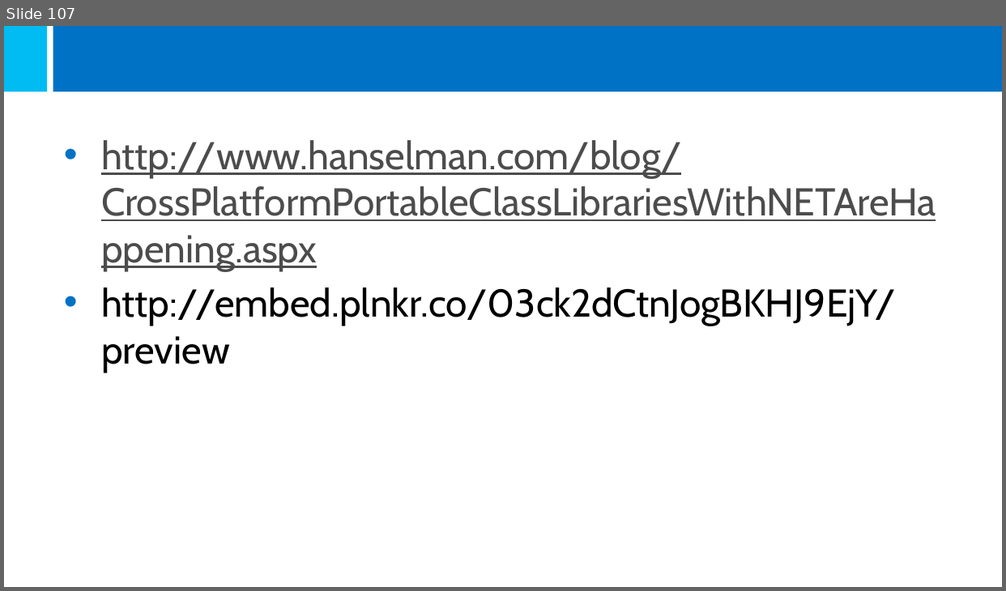
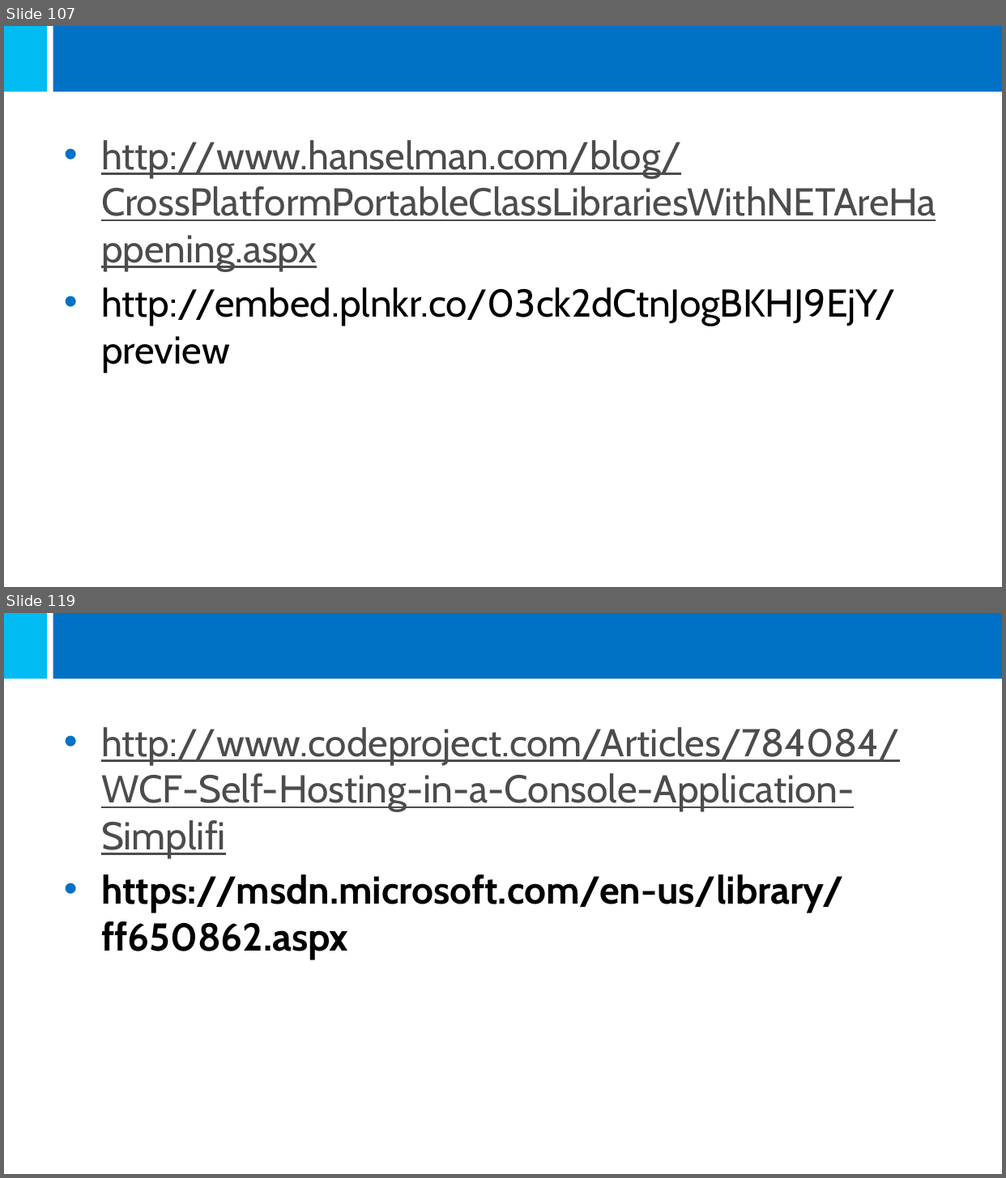
Before and after one commit to jmmortega/CSharpCourse, a slide deck: StudentPresentation.pptx. Shown one above the other, each under a label of ours: slide 107 before the commit, slides 107 and 119 after it; the slides between them are not shown. The pictures are 1006x591 and 1006x1178 pixels, drawn with LibreOffice and Linux fonts; fonts in the diff are those of the drawing. Boxes give left, top, right and bottom in pixels: in the first picture for what was removed or moved away, otherwise in the second. Text is boxed around its words. In the diff, an @@ line names an element or a change of style, - is before the commit and + after.

```diff
--- a/StudentPresentation.pptx
+++ b/StudentPresentation.pptx
@@ slide 119 added at bbox=[4, 613, 1002, 1174], background #FFFFFF; not listed: 2 template elements that a slide beside it also shows @@
@@ text added at bbox=[101, 727, 900, 960], 28 pt, text #4C4C4C, underline @@
+• http://www.codeproject.com/Articles/784084/WCF-Self-Hosting-in-a-Console-Application-Simplifi
+• https://msdn.microsoft.com/en-us/library/ff650862.aspx
```
Also in this commit, not shown: 1 slide changed, 34 other slides added, 7 other files.
